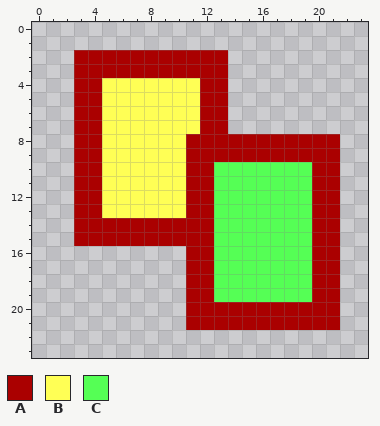
One commit to this pixel-art file: status_effects/hot_mess_icon.aseprite. The picture above was drawn from the file before the commit.
24x24 pixels, 1 frame.
Palette (. is transparent): A #aa0000  B #ffff55  C #55ff55
Pixels before, first column x 3:
 2 AAAAAAAAAAA........
 3 AAAAAAAAAAA........
 4 AABBBBBBBAA........
 5 AABBBBBBBAA........
 6 AABBBBBBBAA........
 7 AABBBBBBBAA........
 8 AABBBBBBAAAAAAAAAAA
 9 AABBBBBBAAAAAAAAAAA
10 AABBBBBBAACCCCCCCAA
11 AABBBBBBAACCCCCCCAA
12 AABBBBBBAACCCCCCCAA
13 AABBBBBBAACCCCCCCAA
14 AAAAAAAAAACCCCCCCAA
15 AAAAAAAAAACCCCCCCAA
16 ........AACCCCCCCAA
17 ........AACCCCCCCAA
18 ........AACCCCCCCAA
19 ........AACCCCCCCAA
20 ........AAAAAAAAAAA
21 ........AAAAAAAAAAA
And afterwards:
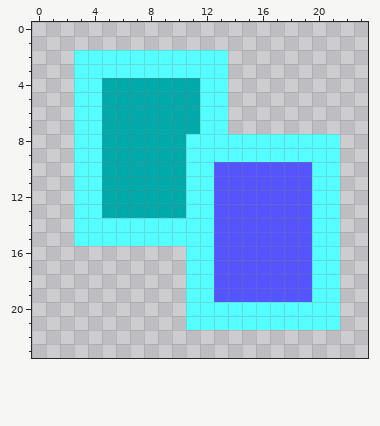
Difference:
colour A: #aa0000 -> #55ffff
colour B: #ffff55 -> #00aaaa
colour C: #55ff55 -> #5555ff
Where, in picture pixels (left, top, right, bottom), the same in both pictures:
changed: (74, 50, 340, 330)
